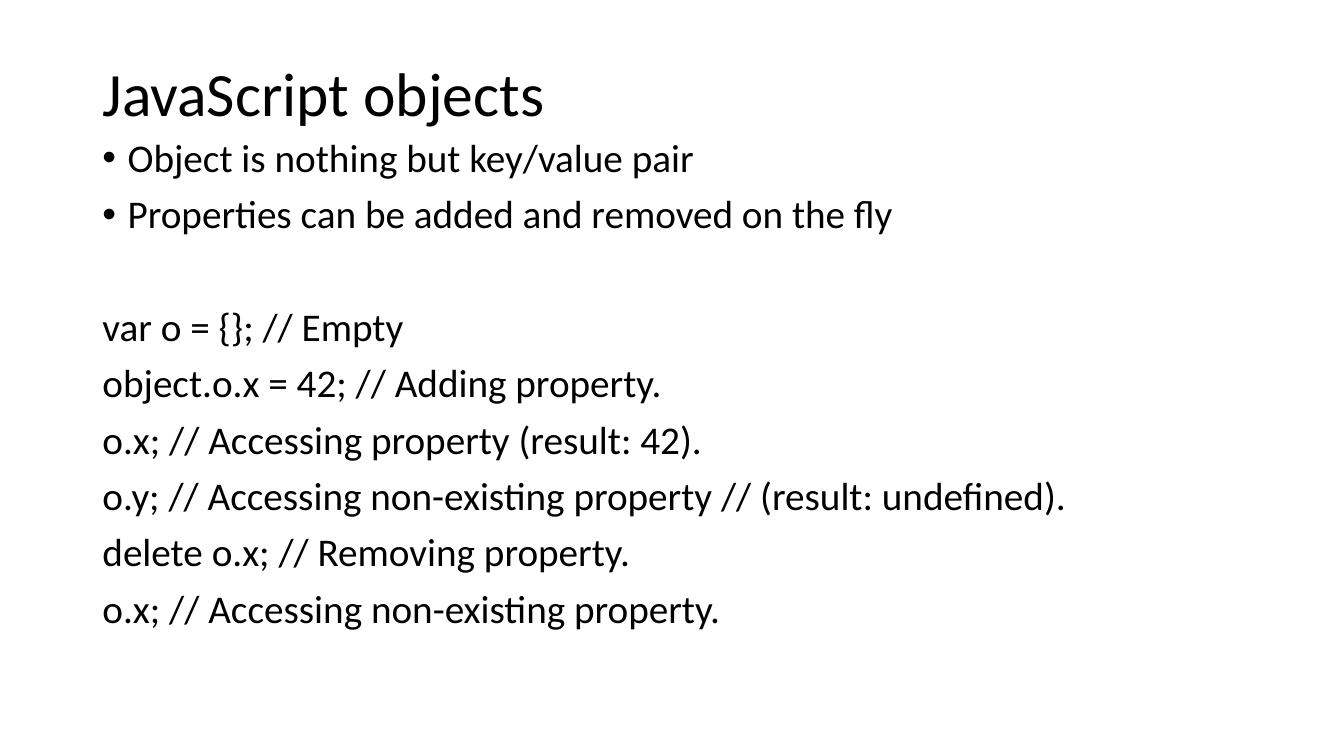
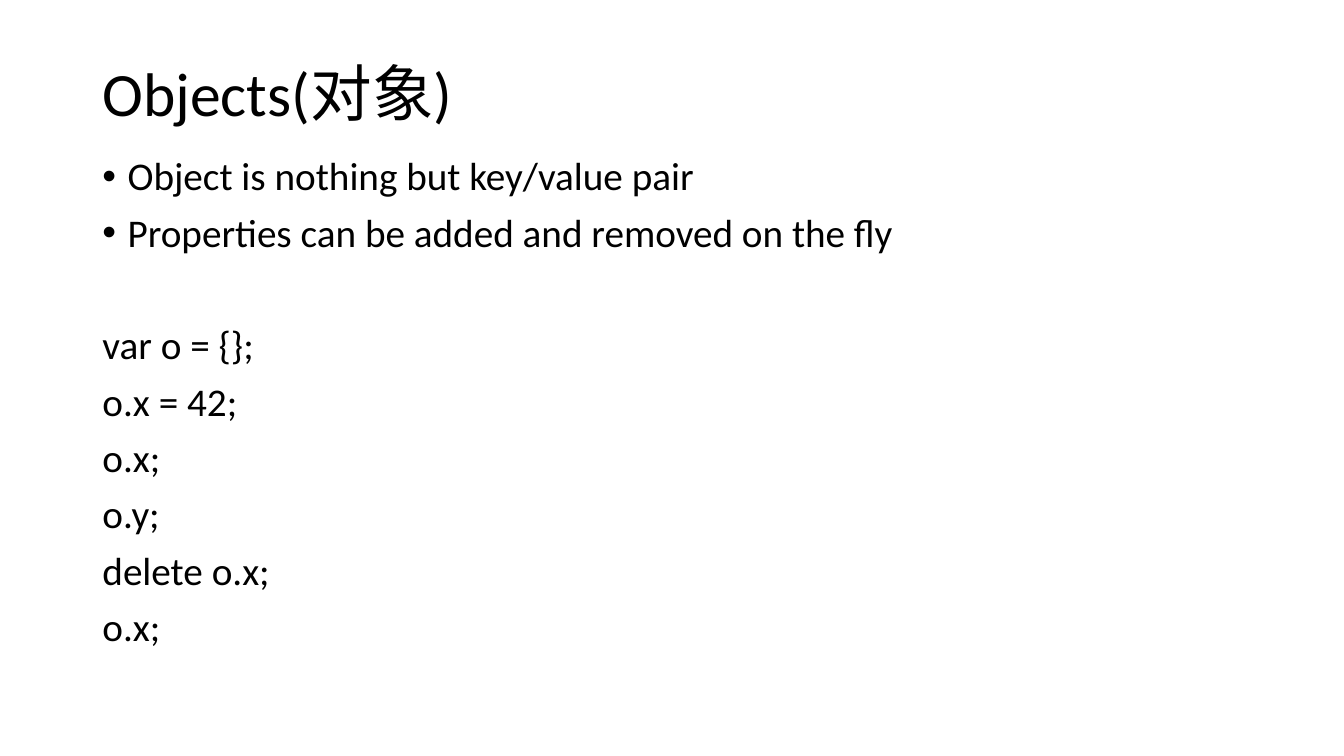
Before and after one commit to logan2013/java8, a slide deck: slide 5 of JavaScript.pptx (slide 4 before the commit). Drawn at 1344x756 pixels with LibreOffice and Linux fonts; fonts in the diff are those of the drawing. Boxes give left, top, right and bottom in pixels: in the first picture for what was removed or moved away, otherwise in the second. Text is boxed around its words. In the diff, an @@ line names an element or a change of style, - is before the commit and + after.

Commit message:
JavaScript

```diff
--- a/JavaScript.pptx
+++ b/JavaScript.pptx
@@ title at bbox=[102, 64, 452, 127]: text changed @@
-JavaScript objects
+Objects(对象)
@@ text "Object is nothing but key/value ...": place and size @@
-text "Object is nothing but key/value ..." at bbox=[102, 144, 1066, 630]
+text "Object is nothing but key/value ..." at bbox=[102, 162, 892, 646]
@@ text at bbox=[102, 340, 270, 646]: text changed @@
-var o = {}; // Empty
-object.o.x = 42; // Adding property.
-o.x; // Accessing property (result: 42).
-o.y; // Accessing non-existing property // (result: undefined).
-delete o.x; // Removing property.
-o.x; // Accessing non-existing property.
+var o = {};
+o.x = 42;
+o.x;
+o.y;
+delete o.x;
+o.x;
```
Also in this commit, not shown: 21 other slides changed, 22 slides added, 7 slides removed.
